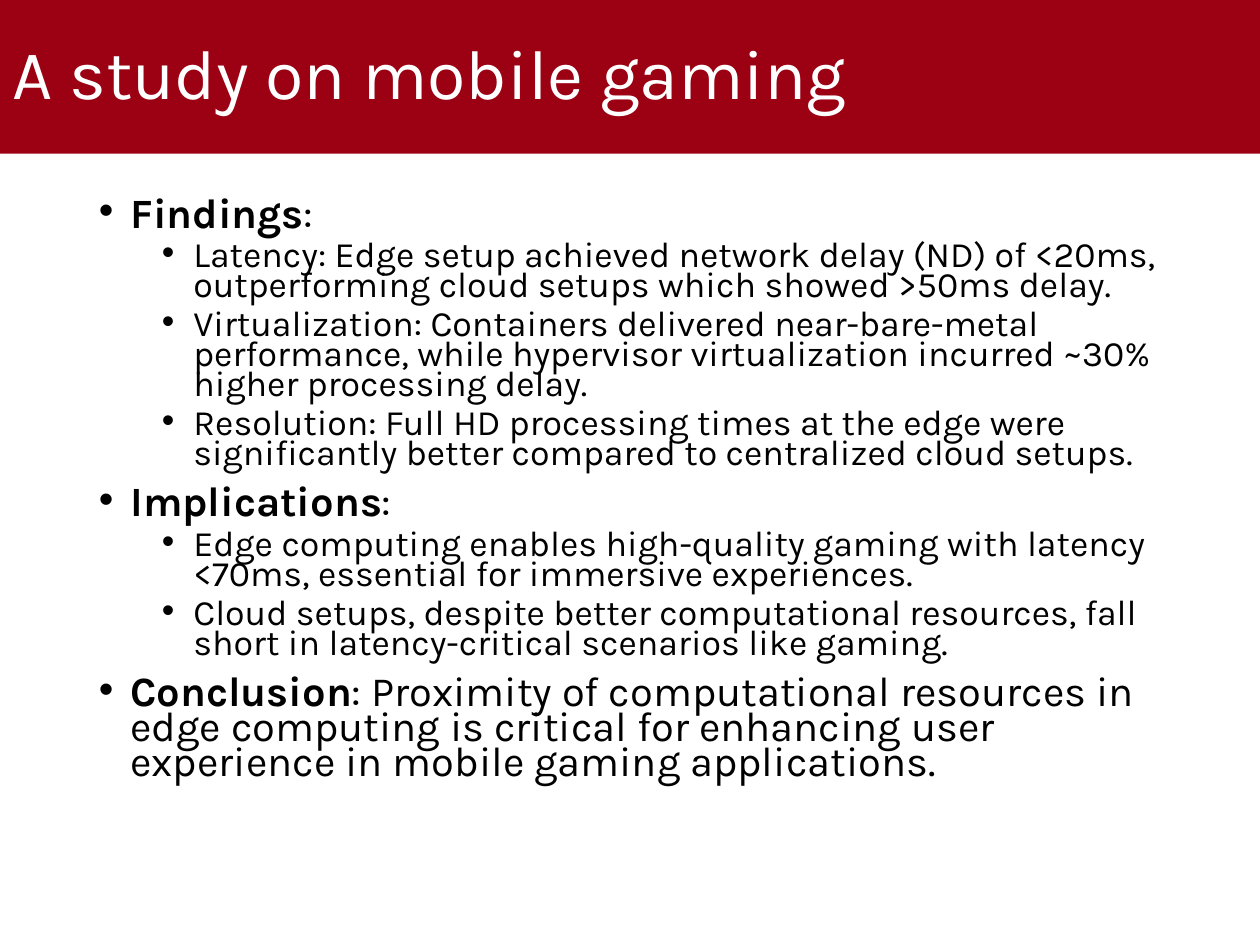
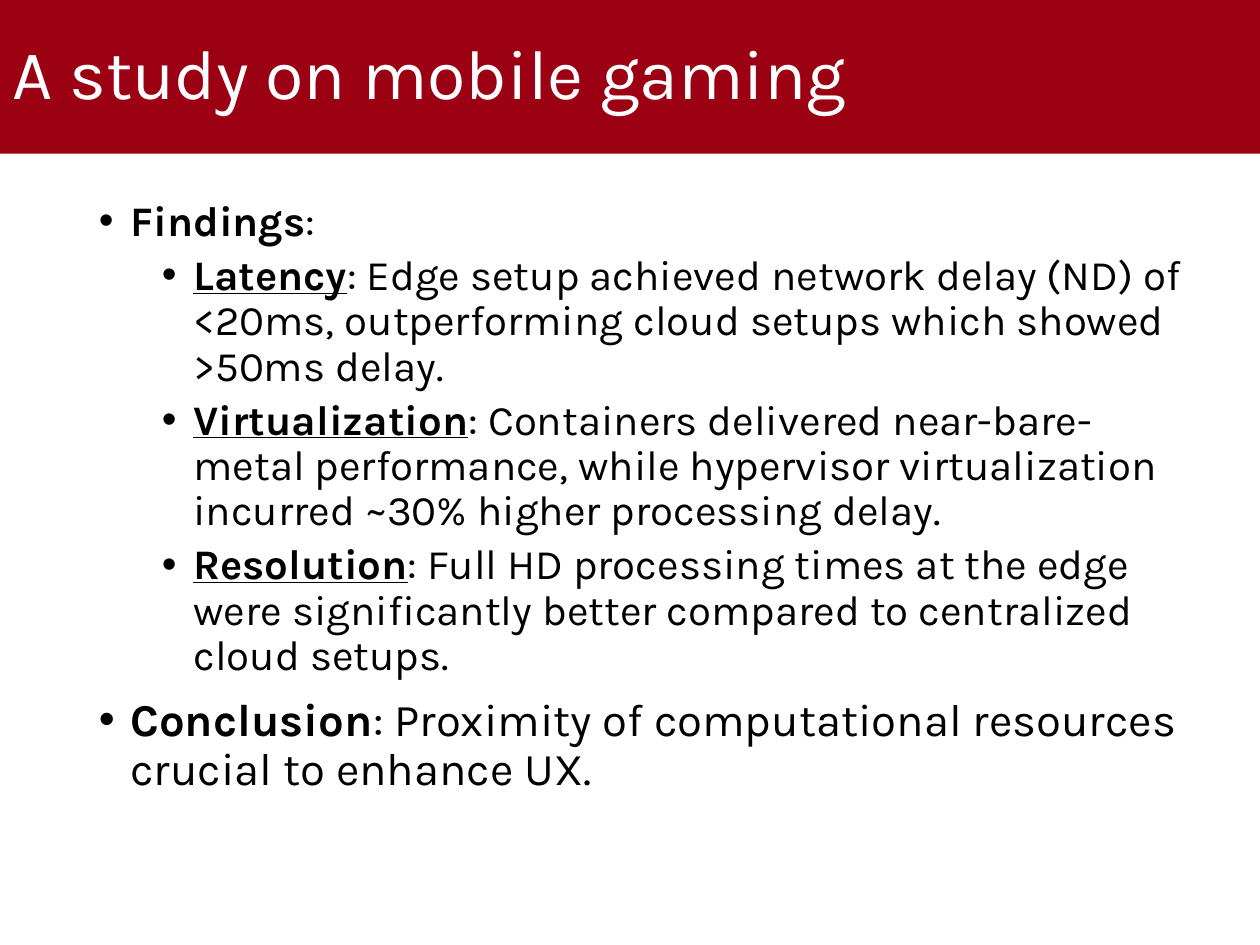
Before and after one commit to MikeIsBack/UniPD-MSc-Computer-Science-courses, a slide deck: slide 12 of Wireless Networks for Mobile Applications/Project/Presentation/Presentation.pptx. Drawn at 1260x945 pixels with LibreOffice and Linux fonts; fonts in the diff are those of the drawing; background and template pictures are left out. Boxes give left, top, right and bottom in pixels: in the first picture for what was removed or moved away, otherwise in the second. Text is boxed around its words. In the diff, an @@ line names an element or a change of style, - is before the commit and + after.

```diff
--- a/Wireless Networks for Mobile Applications/Project/Presentation/Presentation.pptx
+++ b/Wireless Networks for Mobile Applications/Project/Presentation/Presentation.pptx
@@ text at bbox=[130, 206, 1180, 680]: size 23.8 to 24 pt in "Findings:"; size 20.4 to 24 pt in "Latency: Edge setup achieved network delay (ND) ...", "Virtualization: Containers delivered near-bare-metal perform ...", "Resolution: Full HD processing times at the ..."; bold on, underline on in "Latency:", "Virtualization:", "Resolution:"; line spacing 0.7 to 0.9 @@
@@ text at bbox=[130, 703, 1176, 786]: text changed; size 20.4 to 26 pt @@
-• Implications:
-  • Edge computing enables high-quality gaming with latency <70ms, essential for immersive experiences.
-  • Cloud setups, despite better computational resources, fall short in latency-critical scenarios like gaming.
-• Conclusion: Proximity of computational resources in edge computing is critical for enhancing user experience in mobile gaming applications.
+• Conclusion: Proximity of computational resources crucial to enhance UX.
@@ page number at bbox=[603, 704, 643, 737]: text changed @@
-12 of XX
+12 of 17
```
Also in this commit, not shown: 2 other slides changed, 3 other files.
